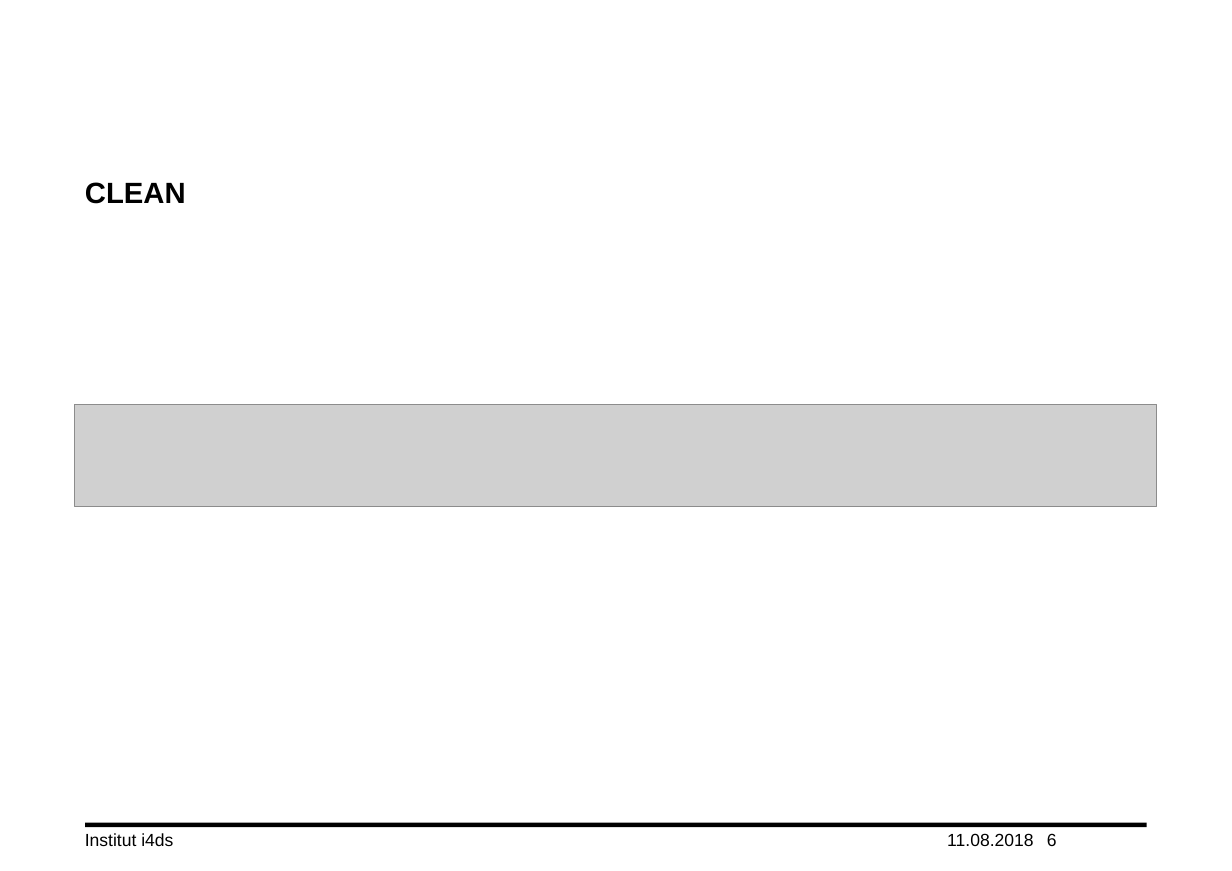
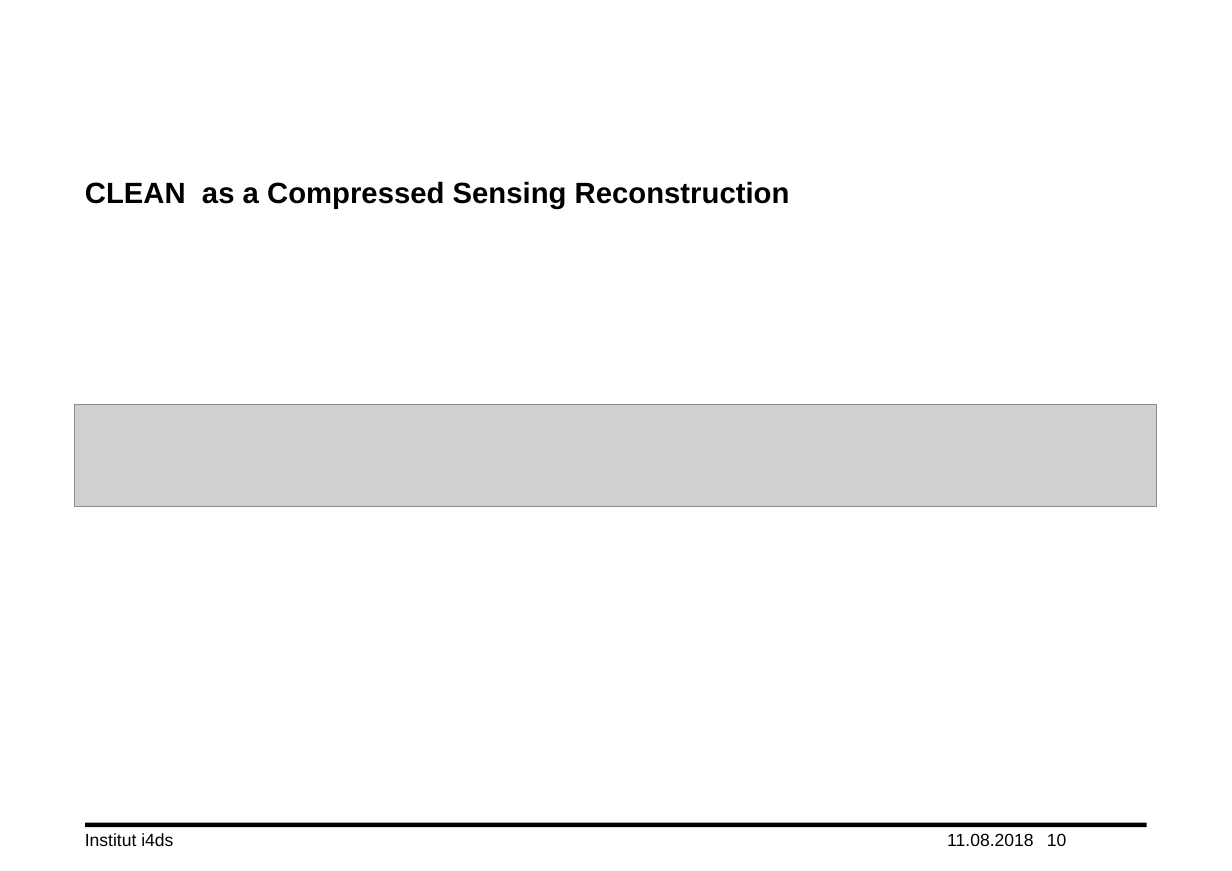
Before and after one commit to lord-blueberry/p7-doc, a slide deck: slide 10 of ppt/praes.pptx (slide 6 before the commit). Drawn at 1232x871 pixels with LibreOffice and Linux fonts; fonts in the diff are those of the drawing; grey boxes stand for pictures; background and template pictures are left out. Boxes give left, top, right and bottom in pixels: in the first picture for what was removed or moved away, otherwise in the second. Text is boxed around its words. In the diff, an @@ line names an element or a change of style, - is before the commit and + after.

```diff
--- a/ppt/praes.pptx
+++ b/ppt/praes.pptx
@@ title at (85,181,790,209): text changed @@
-CLEAN
+CLEAN as a Compressed Sensing Reconstruction
@@ page number at (1047,833,1066,846): text changed @@
-6
+10
```
Also in this commit, not shown: 1 other slide changed, 4 slides added.
